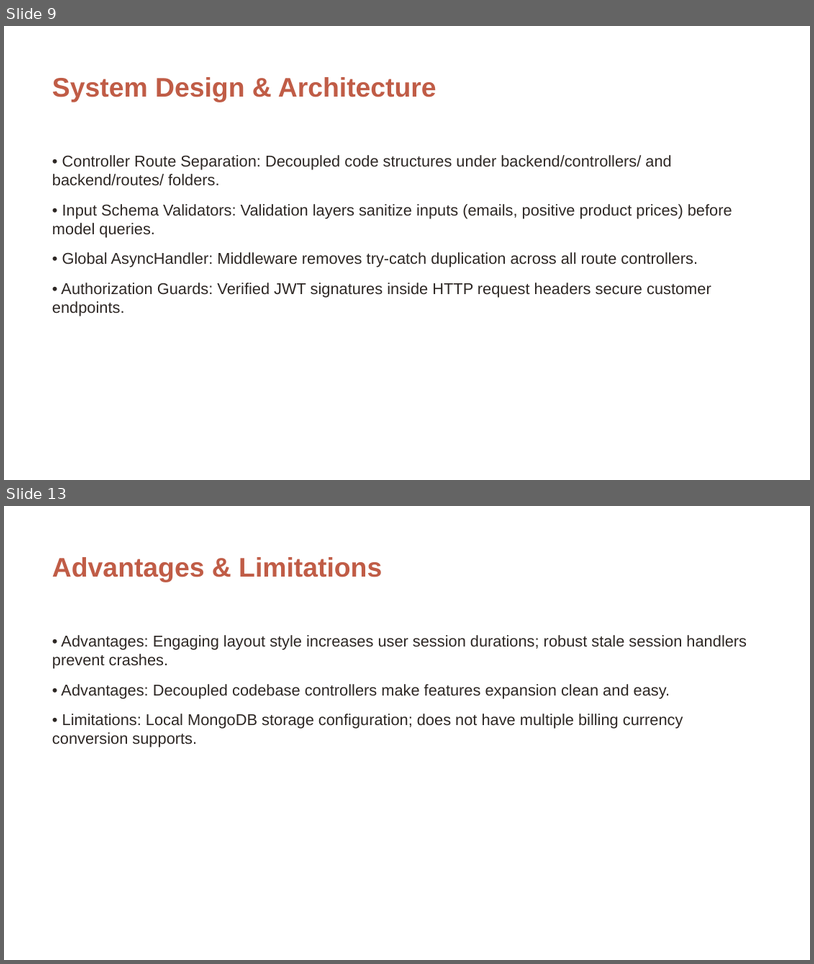
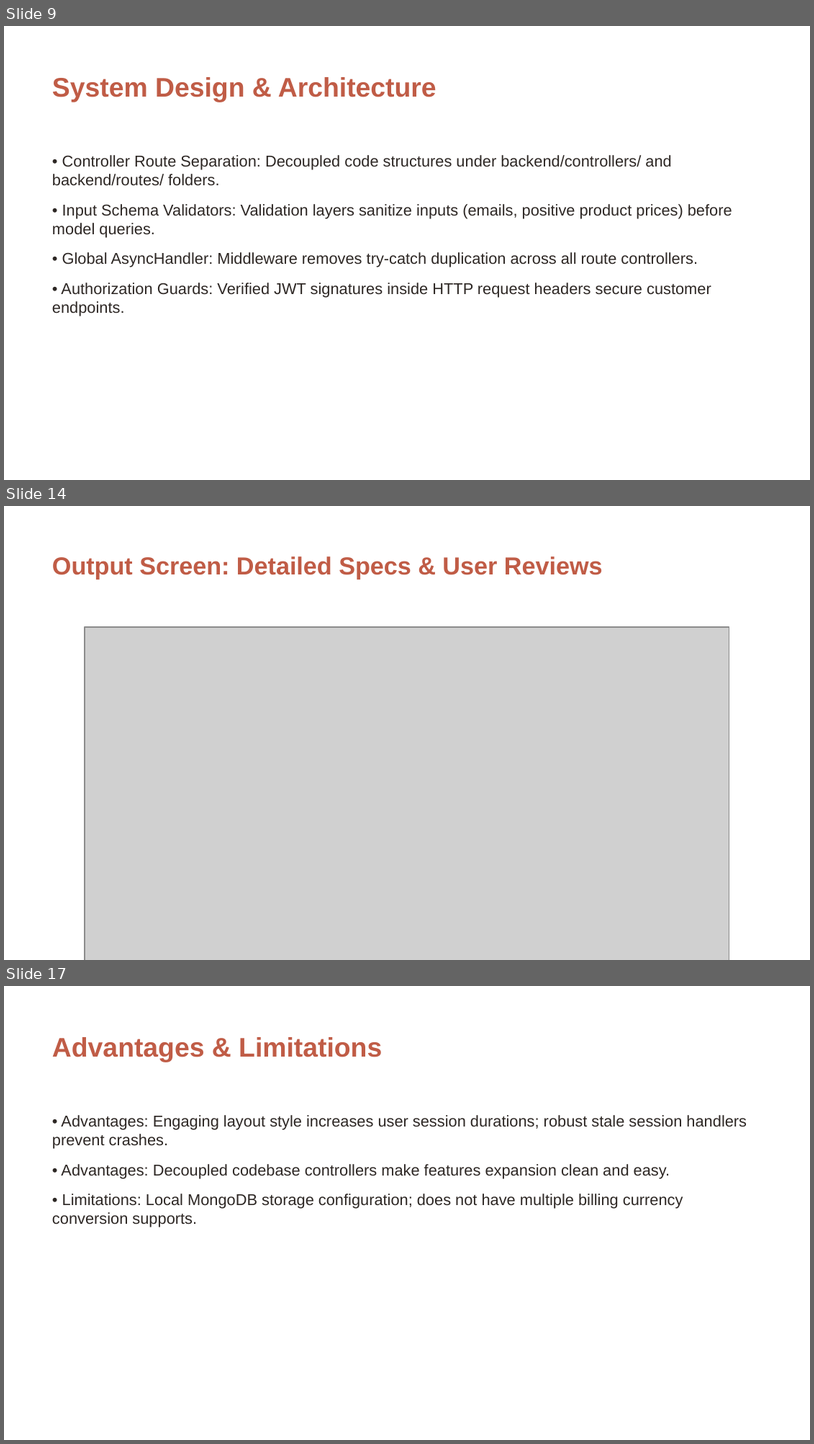
Before and after one commit to 24eg105r03-ops/ShopeEZ-Project, a slide deck: MERN Phase Wise/Project Documentation/ShopEZ_Project_Presentation.pptx. Shown one above the other, each under a label of ours: slides 9 and 13 before the commit, slides 9, 14 and 17 after it; the slides between them are not shown. The pictures are 814x964 and 814x1444 pixels, drawn with LibreOffice and Linux fonts; fonts in the diff are those of the drawing; grey boxes stand for pictures; background and template pictures are left out. Boxes give left, top, right and bottom in pixels: in the first picture for what was removed or moved away, otherwise in the second. Text is boxed around its words. In the diff, an @@ line names an element or a change of style, - is before the commit and + after.

Commit message:
Update ShopEZ presentation with actual screenshots and code implementation details

```diff
--- a/MERN Phase Wise/Project Documentation/ShopEZ_Project_Presentation.pptx
+++ b/MERN Phase Wise/Project Documentation/ShopEZ_Project_Presentation.pptx
@@ slide 14 added at (x1=4, y1=506, x2=810, y2=960), background picture (left out) @@
@@ text added at (x1=52, y1=556, x2=603, y2=579), 22 pt, text #C05C46, bold @@
+Output Screen: Detailed Specs & User Reviews
@@ picture added at (x1=85, y1=627, x2=730, y2=960) @@
@@ what was slide 13 is now slide 17 @@
```
Also in this commit, not shown: 6 other slides added, 3 slides removed.
